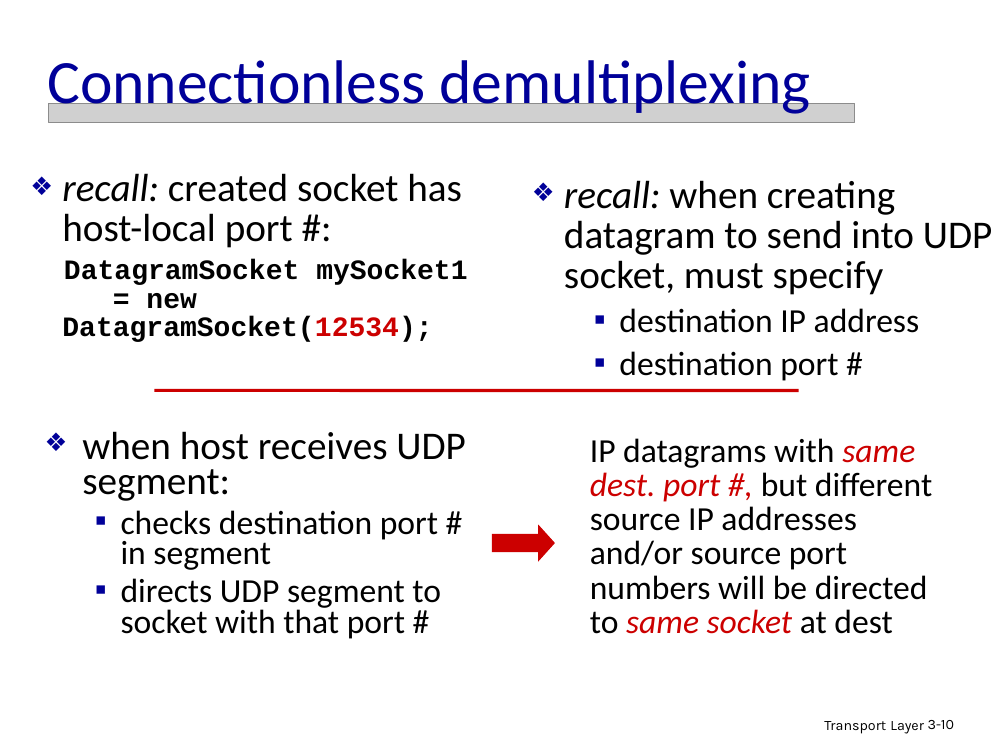
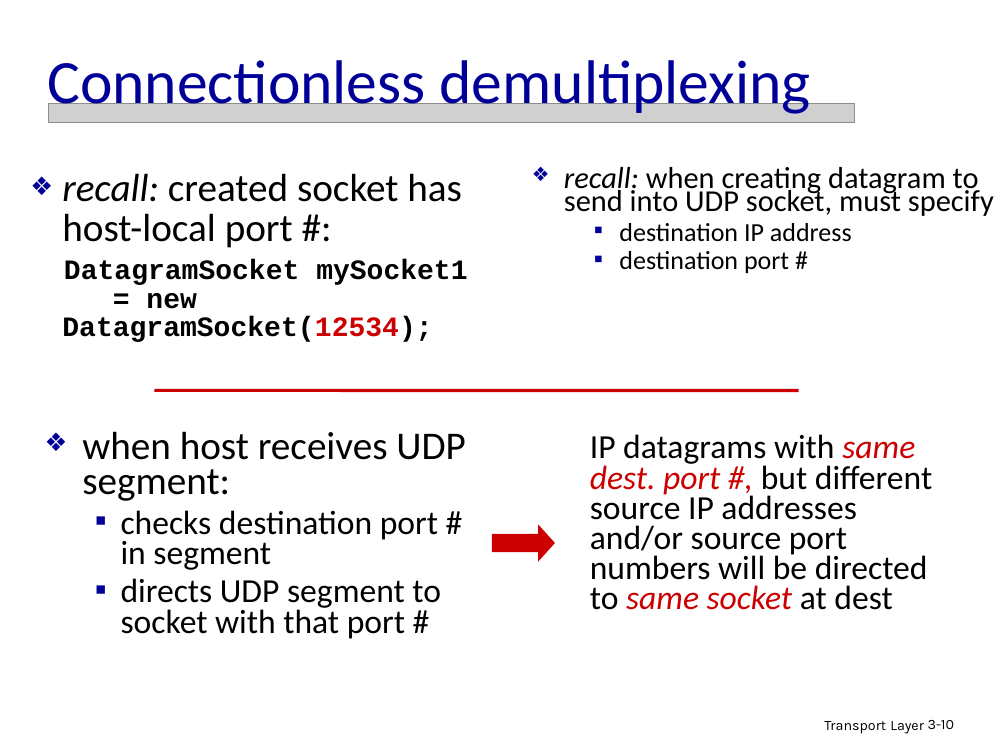
Before and after one commit to wangjin0818/Advanced-Computer-Network, a slide deck: slide 10 of week 05/Chapter_3_V6.0.ppt. Drawn at 1008x756 pixels with LibreOffice and Linux fonts; fonts in the diff are those of the drawing; grey boxes stand for pictures. Boxes give left, top, right and bottom in pixels: in the first picture for what was removed or moved away, otherwise in the second. Text is boxed around its words. In the diff, an @@ line names an element or a change of style, - is before the commit and + after.

```diff
--- a/week 05/Chapter_3_V6.0.ppt
+++ b/week 05/Chapter_3_V6.0.ppt
@@ text "recall: when creating datagram to ..." at [564, 167, 994, 274]: size 28 to 21.7 pt in "recall: when creating datagram to send into ..."; size 24 to 18.6 pt in "destination IP address", "destination port #"; line spacing 0.85 to 0.65 @@
@@ text "IP datagrams with same dest. ..." at [590, 434, 932, 610]: line spacing 0.85 to 0.75 @@
```
Also in this commit, not shown: 13 other slides changed, 1 other file.
